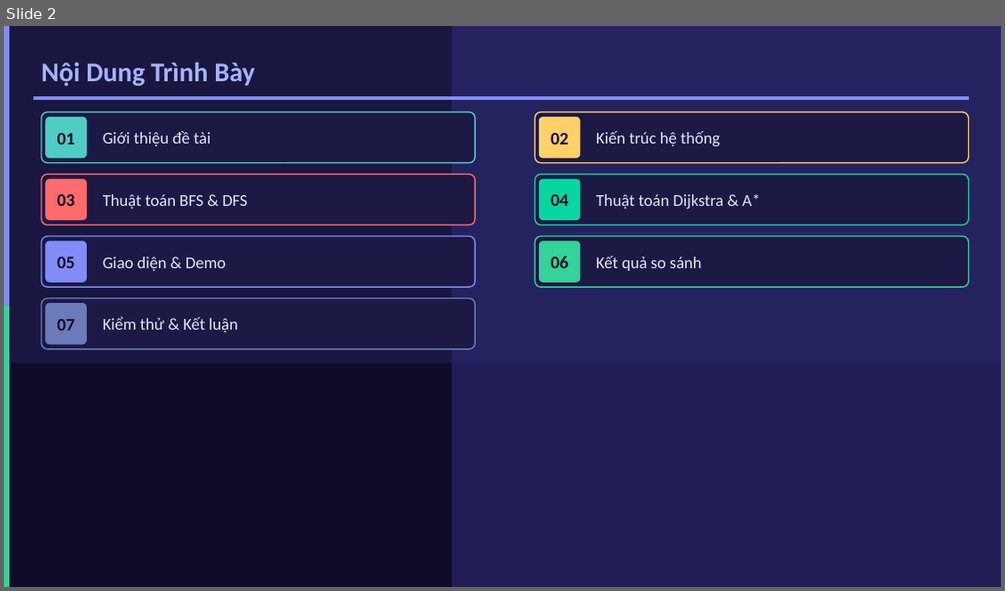
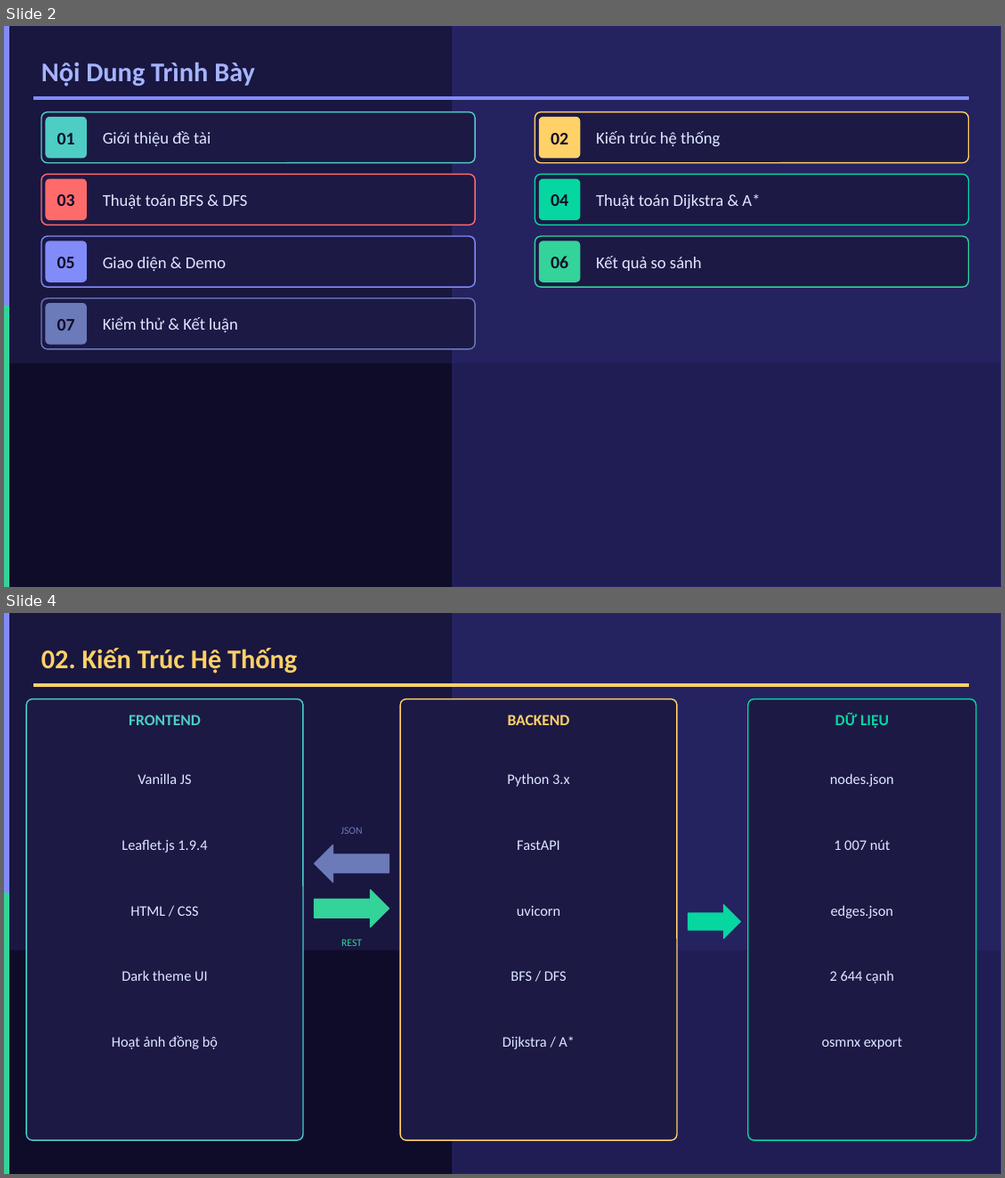
Before and after one commit to huuvietnguyen72/NhapMonAI_PathFinder, a slide deck: ThuyetTrinh_PathFinderAI.pptx. Shown one above the other, each under a label of ours: slide 2 before the commit, slides 2 and 4 after it; the slides between them are not shown. The pictures are 1005x591 and 1005x1178 pixels, drawn with LibreOffice and Linux fonts; fonts in the diff are those of the drawing. Boxes give left, top, right and bottom in pixels: in the first picture for what was removed or moved away, otherwise in the second. Text is boxed around its words. In the diff, an @@ line names an element or a change of style, - is before the commit and + after.

Commit message:
feat: slide 3 giới thiệu, slide 4 kiến trúc hệ thống

```diff
--- a/ThuyetTrinh_PathFinderAI.pptx
+++ b/ThuyetTrinh_PathFinderAI.pptx
@@ slide 4 added at (4,613,1001,1174), background #FFFFFF @@
@@ rectangle added at (4,613,1001,1174), fill #0F0C29, outline #0F0C29 1 pt @@
@@ rectangle added at (4,613,1001,949), fill #1E1B4B at 70% opacity, outline #1E1B4B 1 pt @@
@@ rectangle added at (4,613,8,893), fill #818CF8, outline #818CF8 1 pt @@
@@ rectangle added at (453,613,1001,1174), fill #312E81 at 50% opacity, outline #312E81 1 pt @@
@@ text added at (41,648,297,674), 26 pt, text #FFD166, bold @@
+02. Kiến Trúc Hệ Thống
@@ rectangle added at (34,684,969,686), fill #FFD166, outline #FFD166 1 pt @@
@@ rounded rectangle added at (26,699,303,1140), fill #1C1945, outline #4ECDC4 1.2 pt @@
@@ text added at (129,714,201,725), 15 pt, text #4ECDC4, bold @@
+FRONTEND
@@ rounded rectangle added at (400,699,677,1140), fill #1C1945, outline #FFD166 1.2 pt @@
@@ text added at (508,714,570,725), 15 pt, text #FFD166, bold @@
+BACKEND
@@ rounded rectangle added at (748,699,976,1140), fill #1C1945, outline #06D6A0 1.2 pt @@
@@ text added at (835,713,889,728), 15 pt, text #06D6A0, bold @@
+DỮ LIỆU
@@ text added at (138,773,192,784), 14 pt, text #E0E7FF @@
+Vanilla JS
@@ text added at (507,773,569,787), 14 pt, text #E0E7FF @@
+Python 3.x
@@ text added at (830,773,894,787), 14 pt, text #E0E7FF @@
+nodes.json
@@ text added at (121,839,207,852), 14 pt, text #E0E7FF @@
+Leaflet.js 1.9.4
@@ left arrow added at (315,844,389,882), fill #6B7AB8, outline #6B7AB8 1 pt @@
@@ text added at (340,827,362,834), 10 pt, text #6B7AB8 @@
+JSON
@@ text added at (517,840,560,850), 14 pt, text #E0E7FF @@
+FastAPI
@@ text added at (833,840,890,850), 14 pt, text #E0E7FF @@
+1 007 nút
@@ rectangle added at (4,893,8,1174), fill #34D399, outline #34D399 1 pt @@
@@ text added at (130,906,199,916), 14 pt, text #E0E7FF @@
+HTML / CSS
@@ right arrow added at (315,890,389,927), fill #34D399, outline #34D399 1 pt @@
@@ text added at (517,906,560,916), 14 pt, text #E0E7FF @@
+uvicorn
@@ right arrow added at (688,905,741,938), fill #06D6A0, outline #06D6A0 1 pt @@
@@ text added at (831,905,893,918), 14 pt, text #E0E7FF @@
+edges.json
@@ text added at (341,939,362,946), 10 pt, text #34D399 @@
+REST
@@ text added at (121,970,208,981), 14 pt, text #E0E7FF @@
+Dark theme UI
@@ text added at (510,971,566,981), 14 pt, text #E0E7FF @@
+BFS / DFS
@@ text added at (830,970,894,983), 14 pt, text #E0E7FF @@
+2 644 cạnh
@@ text added at (112,1035,218,1049), 14 pt, text #E0E7FF @@
+Hoạt ảnh đồng bộ
@@ text added at (502,1036,574,1049), 14 pt, text #E0E7FF @@
+Dijkstra / A*
@@ text added at (822,1037,902,1049), 14 pt, text #E0E7FF @@
+osmnx export
```
Also in this commit, not shown: 1 other slide added, 1 other file.
